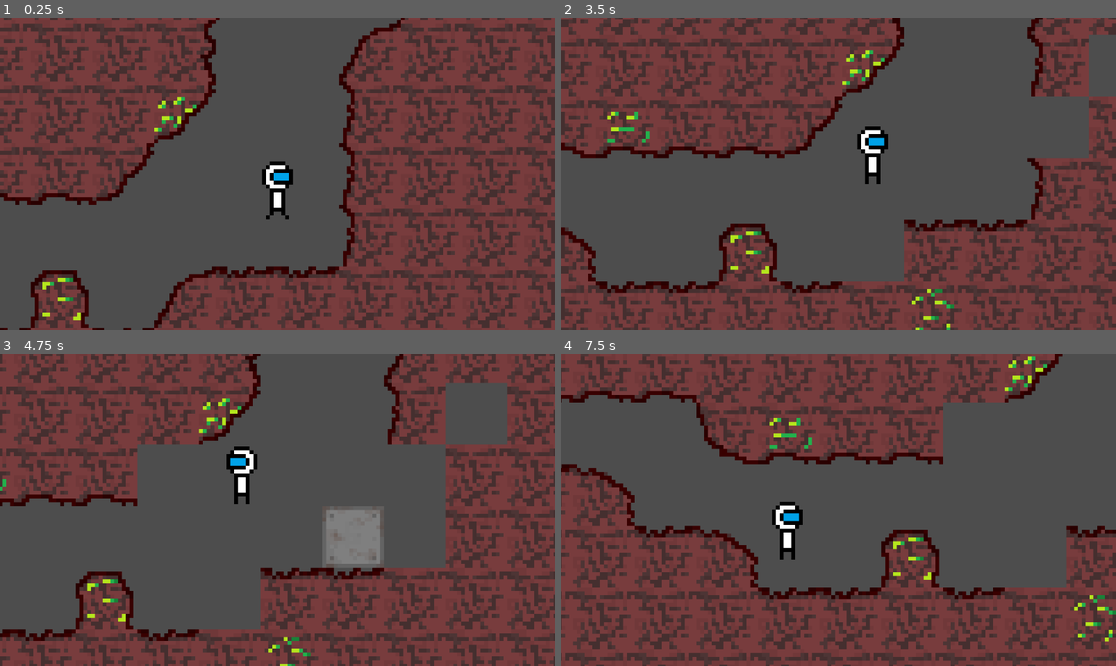
Above: before the commit, frames 1-4 (two rows, left to right).
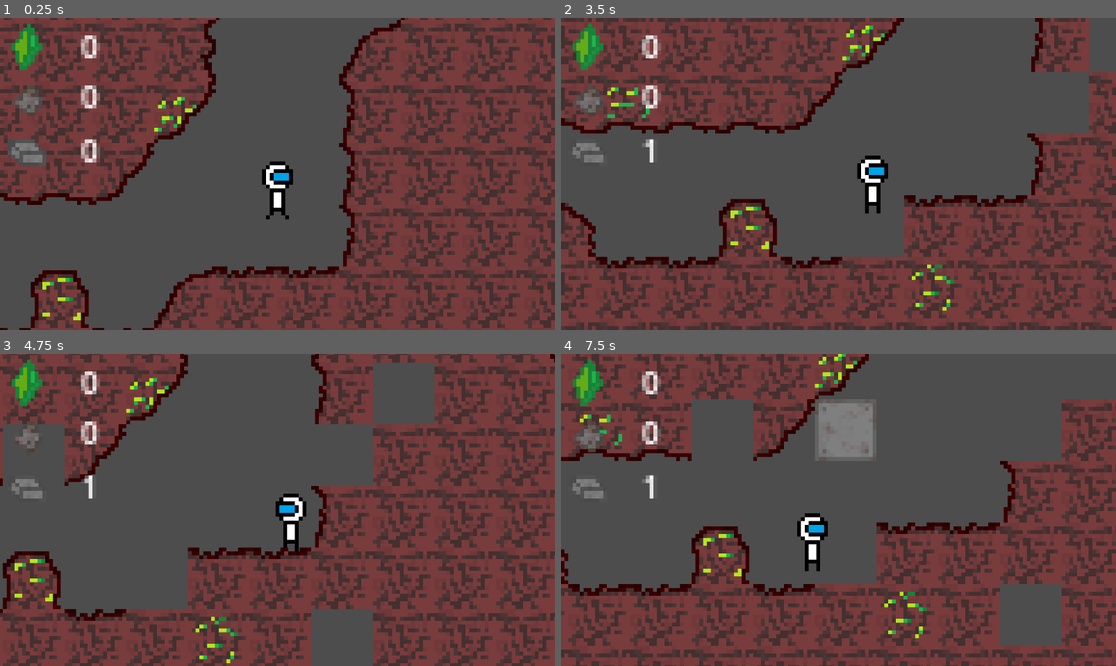
Above: after the commit, the same moments.

Repository: LukyXspacE/gamejam-campfire-prague
Game: Godot game, scene res://Tscenes/main.tscn
The game is run twice, just before and just after one commit, with the same random seed, the same clock (stepped at 60 frames per second) and the same inputs.
Inputs (mouse positions are in pixels of both pictures, inside the frame that each line leads up to):
- Up to frame 1 (0.25 s): no input
- Up to frame 2 (3.5 s): move the mouse to (960, 158) at 0.52 s; hold Right mouse button (Mine) 0.53-1.28 s; hold D (Right) 0.53-2.03 s; tap Space (Jump) at 0.77, 1.52, 3.02 s; move the mouse to (727, 189) at 1.27 s; click (727, 189) at 1.35 s; right-click (727, 189) at 1.55 s; move the mouse to (894, 105) at 2.02 s; hold A (Left) 2.03-2.78 s; hold Right mouse button (Mine) 2.03-2.78 s; move the mouse to (810, 236) at 2.77 s; hold D (Right) from 2.78 s (still down); right-click (810, 236) at 2.85 s
- Up to frame 3 (4.75 s): move the mouse to (444, 556) at 3.52 s; press the mouse at (444, 556) at 3.53 s; tap Space (Jump) at 3.77, 4.52 s; right-click (444, 556) at 3.8 s; move the mouse to (111, 463) at 4.27 s; release D (Right) at 4.28 s; release the mouse at (111, 463) at 4.28 s; hold A (Left) from 4.28 s (still down); right-click (111, 463) at 4.35 s
- Up to frame 4 (7.5 s): move the mouse to (866, 510) at 5.02 s; release A (Left) at 5.03 s; hold D (Right) 5.03-5.78 s; hold Right mouse button (Mine) 5.03-5.78 s; move the mouse to (755, 432) at 5.77 s; hold A (Left) 5.78-7.28 s; click (755, 432) at 5.85 s; tap Space (Jump) at 6.02, 6.77 s; right-click (755, 432) at 6.05 s; move the mouse to (960, 494) at 6.52 s; hold Right mouse button (Mine) 6.53-7.28 s; move the mouse to (727, 525) at 7.27 s; hold D (Right) from 7.28 s (still down); right-click (727, 525) at 7.35 s

The runs differ from the first frame. In frame 1, 1.8% of the frame differs, in the area x 1-19%, y 1-48%; in frame 2, 38%; in frame 3, 53%; in frame 4, 53%, in the area x 0-100%, y 0-100%.

Commit message:
Adding inventory mechanic function

Diff:
--- a/Other/Tileset.tres
+++ b/Other/Tileset.tres
@@ -8,11 +8,11 @@
 texture = ExtResource("1_fypjp")
 separation = Vector2i(1, 1)
 0:0/0 = 0
-0:0/0/physics_layer_0/polygon_0/points = PackedVector2Array(8, -8, 8, 8, -8, 8)
+0:0/0/physics_layer_0/polygon_0/points = PackedVector2Array(-8, 8, 8, 8, 8, -8, -0.59353447, -8)
 1:0/0 = 0
 1:0/0/physics_layer_0/polygon_0/points = PackedVector2Array(8, -8, 8, 8, -8, 8, -8, -8)
 2:0/0 = 0
-2:0/0/physics_layer_0/polygon_0/points = PackedVector2Array(8, 8, -8, 8, -8, -8)
+2:0/0/physics_layer_0/polygon_0/points = PackedVector2Array(8, 8, -8, 8, -8, -8, 0.59353447, -8)
 3:0/0 = 0
 3:0/0/physics_layer_0/polygon_0/points = PackedVector2Array(-8, -8, 8, -8, 8, 8, -8, 8)
 0:1/0 = 0
@@ -24,11 +24,11 @@
 3:1/0 = 0
 3:1/0/physics_layer_0/polygon_0/points = PackedVector2Array(-8, -8, 8, -8, 8, 8, -8, 8)
 0:2/0 = 0
-0:2/0/physics_layer_0/polygon_0/points = PackedVector2Array(-8, -8, 8, -8, 8, 8)
+0:2/0/physics_layer_0/polygon_0/points = PackedVector2Array(-8, -8, 8, -8, 8, 8, -0.59353447, 8)
 1:2/0 = 0
 1:2/0/physics_layer_0/polygon_0/points = PackedVector2Array(-8, -8, 8, -8, 8, 8, -8, 8)
 2:2/0 = 0
-2:2/0/physics_layer_0/polygon_0/points = PackedVector2Array(-8, 8, -8, -8, 8, -8)
+2:2/0/physics_layer_0/polygon_0/points = PackedVector2Array(8, -8, -8, -8, -8, 8, 0.59353447, 8)
 3:2/0 = 0
 3:2/0/physics_layer_0/polygon_0/points = PackedVector2Array(-8, -8, 8, -8, 8, 8, -8, 8)
 0:3/0 = 0
@@ -56,13 +56,13 @@
 separation = Vector2i(1, 1)
 0:0/0 = 0
 0:0/0/z_index = 100
-0:0/0/physics_layer_0/polygon_0/points = PackedVector2Array(8, -8, 8, 8, -8, 8)
+0:0/0/physics_layer_0/polygon_0/points = PackedVector2Array(-8, 8, 8, 8, 8, -8, -0.59353447, -8)
 1:0/0 = 0
 1:0/0/z_index = 100
 1:0/0/physics_layer_0/polygon_0/points = PackedVector2Array(-8, -8, 8, -8, 8, 8, -8, 8)
 2:0/0 = 0
 2:0/0/z_index = 100
-2:0/0/physics_layer_0/polygon_0/points = PackedVector2Array(8, 8, -8, 8, -8, -8)
+2:0/0/physics_layer_0/polygon_0/points = PackedVector2Array(8, 8, -8, 8, -8, -8, 0.59353447, -8)
 3:0/0 = 0
 3:0/0/z_index = 100
 3:0/0/physics_layer_0/polygon_0/points = PackedVector2Array(-8, -8, 8, -8, 8, 8, -8, 8)
@@ -80,13 +80,13 @@
 3:1/0/physics_layer_0/polygon_0/points = PackedVector2Array(-8, -8, 8, -8, 8, 8, -8, 8)
 0:2/0 = 0
 0:2/0/z_index = 100
-0:2/0/physics_layer_0/polygon_0/points = PackedVector2Array(-8, -8, 8, -8, 8, 8)
+0:2/0/physics_layer_0/polygon_0/points = PackedVector2Array(-8, -8, 8, -8, 8, 8, -0.59353447, 8)
 1:2/0 = 0
 1:2/0/z_index = 100
 1:2/0/physics_layer_0/polygon_0/points = PackedVector2Array(-8, -8, 8, -8, 8, 8, -8, 8)
 2:2/0 = 0
 2:2/0/z_index = 100
-2:2/0/physics_layer_0/polygon_0/points = PackedVector2Array(-8, 8, -8, -8, 8, -8)
+2:2/0/physics_layer_0/polygon_0/points = PackedVector2Array(8, -8, -8, -8, -8, 8, 0.59353447, 8)
 3:2/0 = 0
 3:2/0/z_index = 100
 3:2/0/physics_layer_0/polygon_0/points = PackedVector2Array(-8, -8, 8, -8, 8, 8, -8, 8)
--- a/Scrpits/inventory.gd
+++ b/Scrpits/inventory.gd
@@ -1,5 +1,26 @@
 extends Node2D
+
+@onready var cam = %Cam
+const OFFSET = Vector2(-73, -41)
+
+@onready var uranTxt = $LabelUran
+@onready var ironTxt = $LabelIronCoocke
+@onready var ironRawTxt = $LabeIronRaw
 
 var uranium = 0
 var ironRaw = 0
 var iron = 0
+
+func addResource(id):
+	if id == 1:
+		iron += 1
+		ironTxt.text = str(iron)
+	if id == 2:
+		uranium += 1
+		uranTxt.text = str(uranium)
+	if id == 3:
+		ironRaw += 1
+		ironRawTxt.text = str(ironRaw)
+
+func _process(delta: float) -> void:
+	global_position = cam.get_screen_center_position() + OFFSET
--- a/Scrpits/map.gd
+++ b/Scrpits/map.gd
@@ -6,9 +6,13 @@
 func _input(event: InputEvent) -> void:
 
 	if event.is_action_pressed("Mine"):
-		var mouse_pos = get_local_mouse_position()       # mouse relative to TileMap
-		var cell = local_to_map(mouse_pos)              # convert to tile coordinates
-		erase_cell(cell)                 # remove the tile
+		var mouse_pos = get_local_mouse_position()
+		var cell = local_to_map(mouse_pos)
+
+		var data = get_cell_source_id(cell)
+		player.addResource(data)
+
+		erase_cell(cell)
 
 	if event.is_action_pressed("Build"):
 		var mouse_pos = get_local_mouse_position()
--- a/Scrpits/player.gd
+++ b/Scrpits/player.gd
@@ -5,6 +5,10 @@
 const SLIPPERY_INDEX = 2
 
 @onready var sprite = $AnimatedSprite2D
+@onready var inventory = %Inventory
+
+func addResource(id):
+	inventory.addResource(id)
 
 func _physics_process(delta: float) -> void:
 	# Add the gravity.
--- a/Tscenes/inventory.tscn
+++ b/Tscenes/inventory.tscn
@@ -1,6 +1,45 @@
 [gd_scene format=3 uid="uid://c8qy2dtxqo5ub"]
 
 [ext_resource type="Script" uid="uid://srdlue4k3k0w" path="res://Scrpits/inventory.gd" id="1_aoq13"]
+[ext_resource type="Texture2D" uid="uid://cyhl25r8pqal6" path="res://Assets/uran.png" id="2_xmt1a"]
+[ext_resource type="Texture2D" uid="uid://euoi4f3ljuqa" path="res://Assets/iron_raw.png" id="3_pd81g"]
+[ext_resource type="Texture2D" uid="uid://c6oowf377t3lk" path="res://Assets/iron_smelted.png" id="4_j22fr"]
 
 [node name="Inventory" type="Node2D" unique_id=647542133]
 script = ExtResource("1_aoq13")
+
+[node name="SpriteUran" type="Sprite2D" parent="." unique_id=1233349270]
+position = Vector2(8, 8)
+texture = ExtResource("2_xmt1a")
+
+[node name="SpriteIronRaw" type="Sprite2D" parent="." unique_id=1198730416]
+position = Vector2(8, 22)
+texture = ExtResource("3_pd81g")
+
+[node name="SpriteIronCoocked" type="Sprite2D" parent="." unique_id=1549871008]
+position = Vector2(8, 35)
+texture = ExtResource("4_j22fr")
+
+[node name="LabelUran" type="Label" parent="." unique_id=476578955]
+offset_left = 22.0
+offset_top = 2.0
+offset_right = 27.0
+offset_bottom = 14.0
+theme_override_font_sizes/font_size = 8
+text = "0"
+
+[node name="LabeIronRaw" type="Label" parent="." unique_id=1413898642]
+offset_left = 22.0
+offset_top = 15.0
+offset_right = 27.0
+offset_bottom = 27.0
+theme_override_font_sizes/font_size = 8
+text = "0"
+
+[node name="LabelIronCoocke" type="Label" parent="." unique_id=1408705778]
+offset_left = 22.0
+offset_top = 29.0
+offset_right = 27.0
+offset_bottom = 41.0
+theme_override_font_sizes/font_size = 8
+text = "0"
--- a/Tscenes/main.tscn
+++ b/Tscenes/main.tscn
@@ -8,5 +8,5 @@
 [node name="Player" parent="." unique_id=959210951 instance=ExtResource("1_tamx6")]
 unique_name_in_owner = true
 
-[node name="Map-Asteroid" parent="." unique_id=905556363 instance=ExtResource("3_olq18")]
+[node name="Map" parent="." unique_id=905556363 instance=ExtResource("3_olq18")]
 position = Vector2(-112, 26)
--- a/Tscenes/map_asteroid.tscn
+++ b/Tscenes/map_asteroid.tscn
@@ -3,7 +3,7 @@
 [ext_resource type="TileSet" uid="uid://uphukfagcdaa" path="res://Other/Tileset.tres" id="1_mhmjs"]
 [ext_resource type="Script" uid="uid://bdcnwcakdyelh" path="res://Scrpits/map.gd" id="2_2jcje"]
 
-[node name="Map-Asteroid" type="TileMapLayer" unique_id=905556363]
+[node name="Map" type="TileMapLayer" unique_id=905556363]
 tile_map_data = PackedByteArray("AAD2//v/AAAAAAAAAAD3//v/AAABAAAAAAD4//v/AAABAAEAAAD5//v/AAABAAEAAAD6//v/AAABAAEAAAD7// …(6704 unchanged characters)…
 tile_set = ExtResource("1_mhmjs")
 use_kinematic_bodies = true
--- a/Tscenes/player.tscn
+++ b/Tscenes/player.tscn
@@ -2,6 +2,7 @@
 
 [ext_resource type="Script" uid="uid://dj2h72sauqh3c" path="res://Scrpits/player.gd" id="1_xqxdq"]
 [ext_resource type="Texture2D" uid="uid://bp5c6cek06yi4" path="res://Assets/astroguy.png" id="2_xqxdq"]
+[ext_resource type="PackedScene" uid="uid://c8qy2dtxqo5ub" path="res://Tscenes/inventory.tscn" id="3_ronfq"]
 
 [sub_resource type="AtlasTexture" id="AtlasTexture_ptprp"]
 atlas = ExtResource("2_xqxdq")
@@ -46,6 +47,12 @@
 [node name="CollisionShape2D" type="CollisionShape2D" parent="." unique_id=1669056824]
 shape = SubResource("CapsuleShape2D_742h5")
 
-[node name="Camera2D" type="Camera2D" parent="." unique_id=767877867]
+[node name="Cam" type="Camera2D" parent="." unique_id=767877867]
+unique_name_in_owner = true
 zoom = Vector2(8, 8)
 position_smoothing_enabled = true
+
+[node name="Inventory" parent="Cam" unique_id=647542133 instance=ExtResource("3_ronfq")]
+unique_name_in_owner = true
+z_index = 1000
+position = Vector2(-73, -41)
Not shown, changed: Build/index.html
